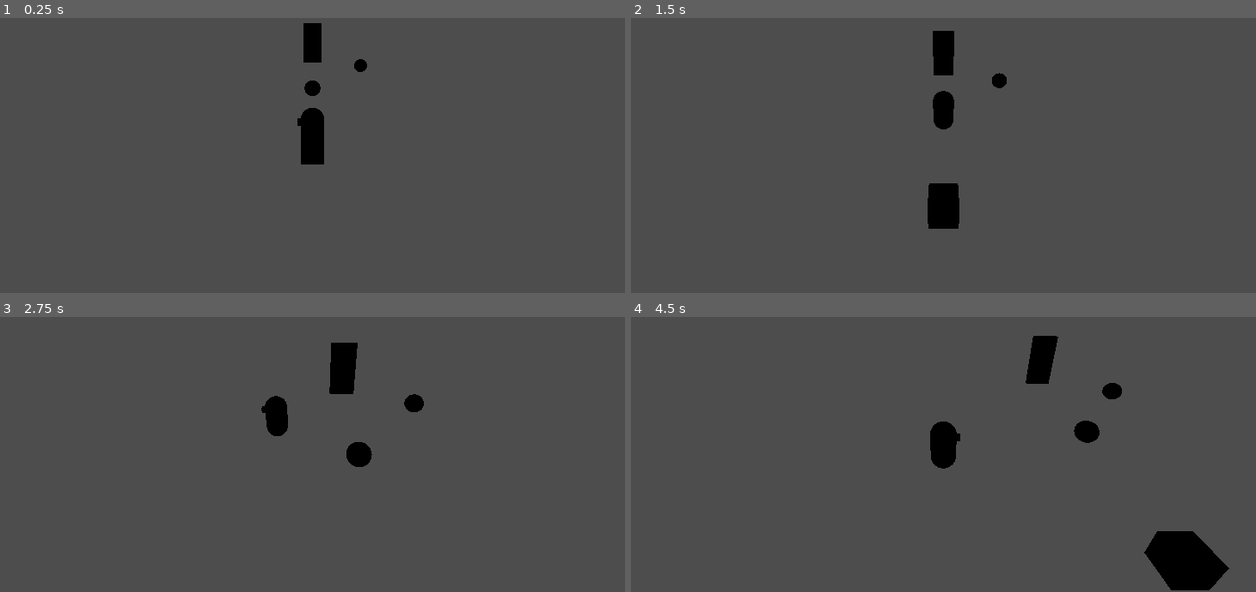
Above: before the commit, frames 1-4 (two rows, left to right).
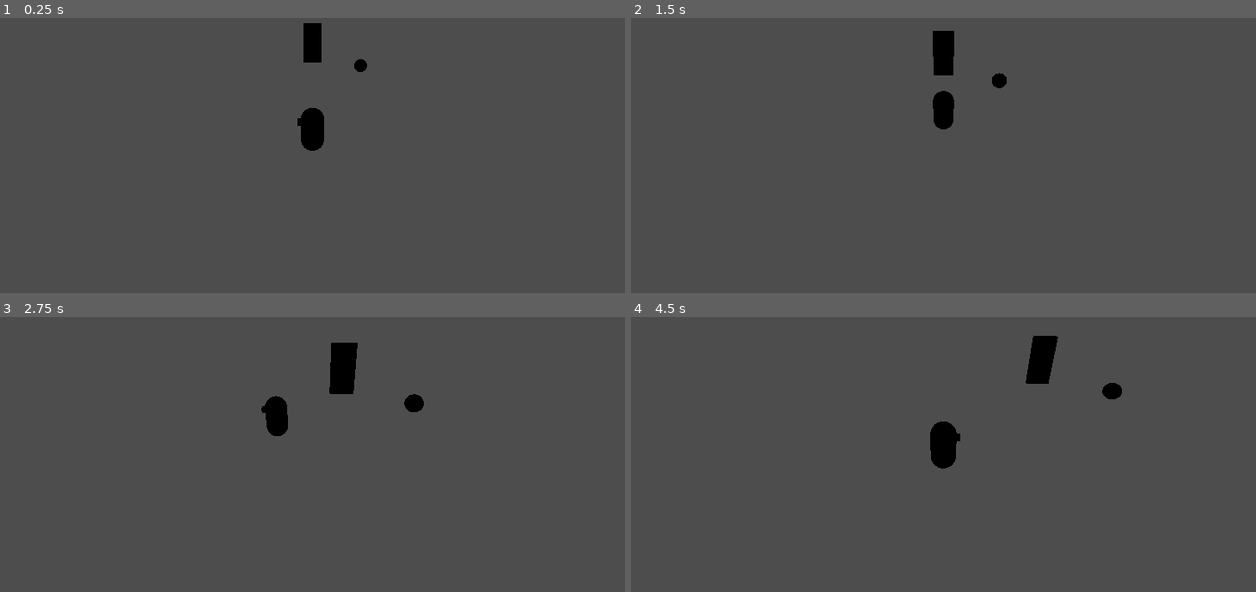
Above: after the commit, the same moments.

Repository: mnedel-ops/tcc
Game: Godot game, scene res://main.tscn
Same seed, same stepped clock (60 frames per second), same inputs: the game is played once before the commit and once after it.
Inputs:
- Up to frame 1 (0.25 s): no input
- Up to frame 2 (1.5 s): tap Enter at 0.5 s; hold W (menu_up) from 0.53 s (still down)
- Up to frame 3 (2.75 s): release W (menu_up) at 2.03 s; hold A (move_left) from 2.03 s (still down)
- Up to frame 4 (4.5 s): release A (move_left) at 3.53 s; hold S (menu_down) 3.53-4.28 s; tap E (menu_interact) at 4.15 s; hold D (menu_right) from 4.28 s (still down)

The runs differ from the first frame. In frame 1, 0.3% of the frame differs, in the area x 48-52%, y 22-54%; in frame 2, 0.8%; in frame 3, 0.3%; in frame 4, 2.3%, in the area x 47-96%, y 37-100%.

Commit message:
tudo em ordem

Diff:
--- a/jogo/tcc-movement/Interfaces/menu_pause.tscn
+++ b/jogo/tcc-movement/Interfaces/menu_pause.tscn
@@ -1,10 +1,13 @@
 [gd_scene format=3 uid="uid://i02ouo6uredv"]
 
-[ext_resource type="Script" uid="uid://ct4db71hglrrr" path="res://Interfaces/menu_game.gd" id="1_nhsed"]
+[ext_resource type="Script" uid="uid://bbjeu18buys53" path="res://Interfaces/menu.gd" id="1_7xvrs"]
+[ext_resource type="Script" path="res://Interfaces/navigation_component.gd" id="2_7xvrs"]
+[ext_resource type="Script" uid="uid://cuo55f68wf5su" path="res://Interfaces/exit_flow_component.gd" id="2_ii7rs"]
+[ext_resource type="Script" path="res://Interfaces/bag_component.gd" id="3_ax8vx"]
+[ext_resource type="Resource" uid="uid://bt4psd2exd6eu" path="res://Inventory/inventory.tres" id="4_7xvrs"]
 
-[node name="MenuPause" type="CanvasLayer" unique_id=1170522014 node_paths=PackedStringArray("buttons")]
-script = ExtResource("1_nhsed")
-buttons = NodePath("Root/MarginContainer/PanelContainer/VBoxContainer")
+[node name="MenuPause" type="CanvasLayer" unique_id=1170522014]
+script = ExtResource("1_7xvrs")
 
 [node name="Root" type="Control" parent="." unique_id=1691106410]
 layout_mode = 3
@@ -31,7 +34,19 @@
 layout_mode = 2
 size_flags_vertical = 4
 
-[node name="ExitConfirmDialog" type="ConfirmationDialog" parent="." unique_id=109184736]
-oversampling_override = 1.0
+[node name="NavigationComponent" type="Node" parent="." unique_id=942200191 node_paths=PackedStringArray("buttons_container")]
+script = ExtResource("2_7xvrs")
+buttons_container = NodePath("../Root/MarginContainer/PanelContainer/VBoxContainer")
 
-[node name="ExitWithoutSavingDialog" type="ConfirmationDialog" parent="." unique_id=808327263]
+[node name="BagComponent" type="Node" parent="." unique_id=383327739]
+script = ExtResource("3_ax8vx")
+mochila = ExtResource("4_7xvrs")
+
+[node name="ExitFlowComponent" type="Node" parent="." unique_id=293109961 node_paths=PackedStringArray("exit_without_saving_dialog", "exit_confirm_dialog")]
+script = ExtResource("2_ii7rs")
+exit_without_saving_dialog = NodePath("ExitWithouSavingDialog")
+exit_confirm_dialog = NodePath("ExitConfirmDialog")
+
+[node name="ExitWithouSavingDialog" type="ConfirmationDialog" parent="ExitFlowComponent" unique_id=881621034]
+
+[node name="ExitConfirmDialog" type="ConfirmationDialog" parent="ExitFlowComponent" unique_id=714866470]
--- a/jogo/tcc-movement/main.tscn
+++ b/jogo/tcc-movement/main.tscn
@@ -1,27 +1,14 @@
 [gd_scene format=3 uid="uid://qpi32vuj8vcr"]
 
-[ext_resource type="PackedScene" uid="uid://bp4tekd8olulx" path="res://Interfaces/menu.tscn" id="1_7mycd"]
 [ext_resource type="PackedScene" uid="uid://cvnumu170lca7" path="res://Player/player.tscn" id="1_ig7tw"]
 [ext_resource type="Script" path="res://scene_manager.gd" id="1_lquwl"]
 [ext_resource type="Script" uid="uid://i8hwn8g0i6hc" path="res://Player/camera_rig.gd" id="2_0xm2m"]
-[ext_resource type="PackedScene" path="res://scene_1.tscn" id="2_1bvp3"]
+[ext_resource type="PackedScene" uid="uid://yxvf5eisronk" path="res://scene_1.tscn" id="2_1bvp3"]
 [ext_resource type="PackedScene" uid="uid://i02ouo6uredv" path="res://Interfaces/menu_pause.tscn" id="3_h2yge"]
-[ext_resource type="PackedScene" uid="uid://lkv7cq3sslkk" path="res://Inventory/interactable_item.tscn" id="4_1bvp3"]
-[ext_resource type="PackedScene" uid="uid://bjby8yerjjga2" path="res://Interfaces/ui_inventory.tscn" id="5_inventory"]
-
-[sub_resource type="BoxShape3D" id="BoxShape3D_7dm0k"]
-size = Vector3(20, 0.5, 20)
-
-[sub_resource type="BoxMesh" id="BoxMesh_0xm2m"]
 
 [node name="main" type="Node3D" unique_id=1718374945]
 
-[node name="StaticBody3D" type="StaticBody3D" parent="." unique_id=279849664]
-collision_layer = 2
-
-[node name="CollisionShape3D" type="CollisionShape3D" parent="StaticBody3D" unique_id=2032803117]
-transform = Transform3D(1, 0, 0, 0, 1, 0, 0, 0, 1, 0, -0.24859619, 0)
-shape = SubResource("BoxShape3D_7dm0k")
+[node name="MenuPause" parent="." unique_id=1170522014 instance=ExtResource("3_h2yge")]
 
 [node name="SceneManager" type="Node" parent="." unique_id=396373712 node_paths=PackedStringArray("level_holder", "player", "camera_rig") groups=["scene_manager"]]
 script = ExtResource("1_lquwl")
@@ -41,25 +28,3 @@
 transform = Transform3D(1, 0, 0, 0, 0.8903082, 0.45535845, 0, -0.45535845, 0.8903082, 0, 7, 9)
 
 [node name="LevelHolder" type="Node3D" parent="." unique_id=3420809]
-
-[node name="MeshInstance3D" type="MeshInstance3D" parent="." unique_id=1028059810]
-mesh = SubResource("BoxMesh_0xm2m")
-
-[node name="MenuPause" parent="." unique_id=1170522014 instance=ExtResource("3_h2yge")]
-
-[node name="menu" parent="." unique_id=2020587563 instance=ExtResource("1_7mycd")]
-
-[node name="InteractableItem" parent="." unique_id=1606038511 groups=["collectible"] instance=ExtResource("4_1bvp3")]
-transform = Transform3D(1, 0, 0, 0, 1, 0, 0, 0, 1, 0, 0, -5.4100204)
-
-[node name="UIInventory" parent="." unique_id=1050769827 instance=ExtResource("5_inventory")]
-anchors_preset = 15
-anchor_right = 1.0
-anchor_bottom = 1.0
-offset_left = 0.0
-offset_top = 0.0
-offset_right = -1076.0
-offset_bottom = -596.0
-grow_horizontal = 2
-grow_vertical = 2
-mochila = null
